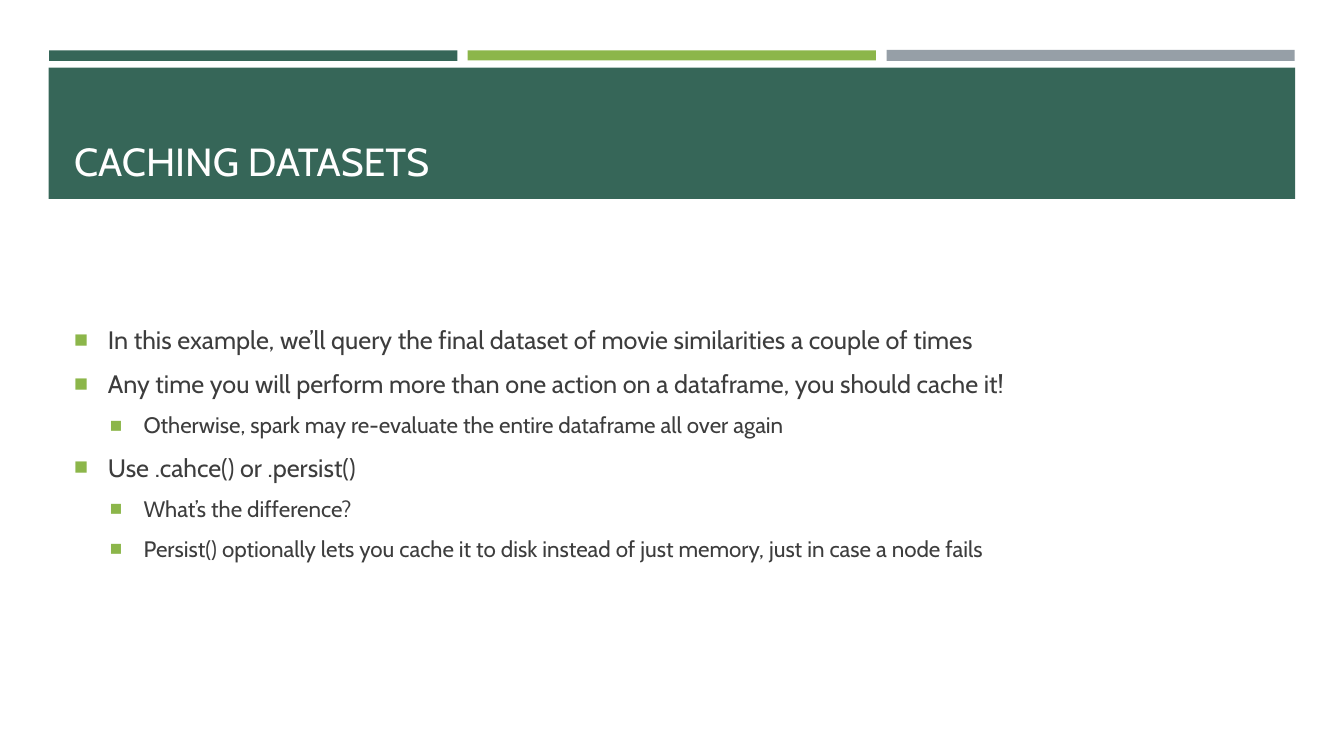
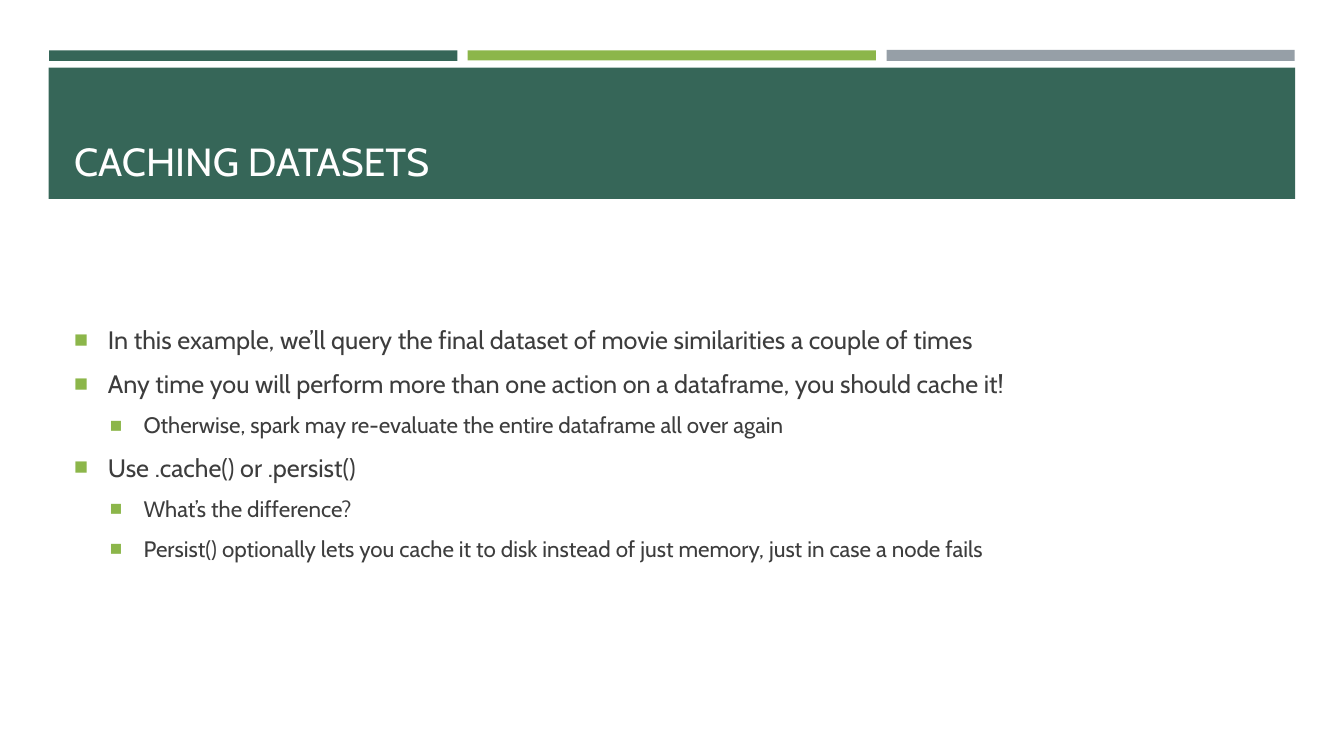
Before and after one commit to e-m-wilson/data_engineering, a slide deck: slide 90 of spark/Spark.pptx. Drawn at 1344x756 pixels with LibreOffice and Linux fonts; fonts in the diff are those of the drawing. Boxes give left, top, right and bottom in pixels: in the first picture for what was removed or moved away, otherwise in the second. Text is boxed around its words. In the diff, an @@ line names an element or a change of style, - is before the commit and + after.

```diff
--- a/spark/Spark.pptx
+++ b/spark/Spark.pptx
@@ text at box(108, 458, 356, 483): text changed @@
-■ Use .cahce() or .persist()
+■ Use .cache() or .persist()
```
Also in this commit, not shown: 2 other slides changed, 2 slides added, 6 other files.
